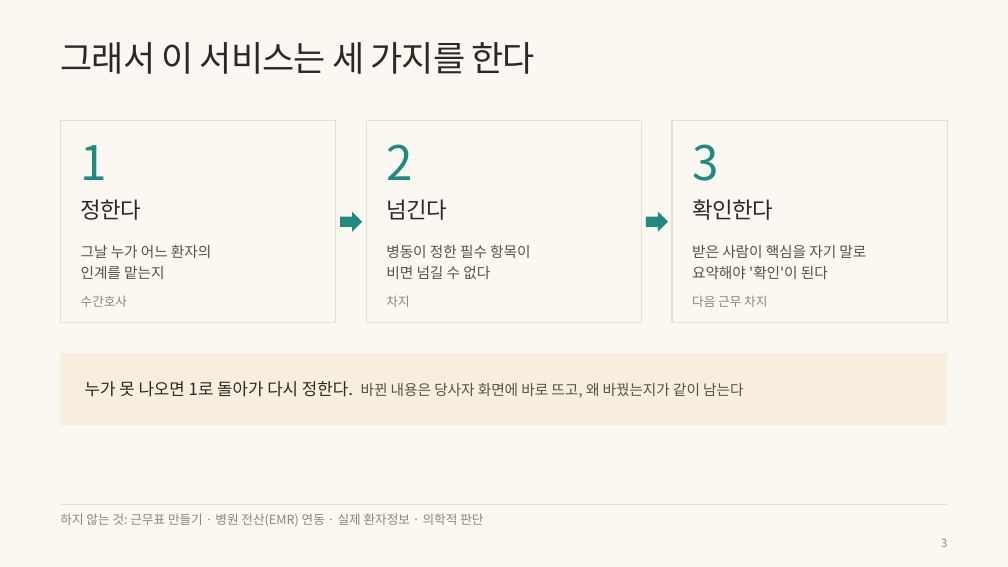
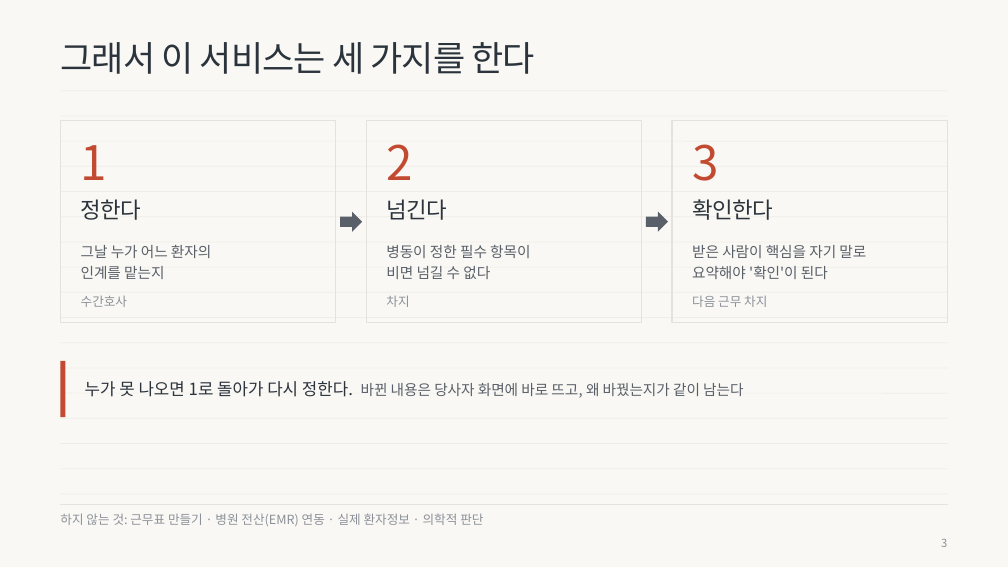
Before and after one commit to wodnjs2020136144/skala-webservice-mini, a slide deck: slide 3 of deliverables/10반_황재원_너와나의인계고리-개요.pptx. Drawn at 1008x567 pixels with LibreOffice and Linux fonts; fonts in the diff are those of the drawing. Boxes give left, top, right and bottom in pixels: in the first picture for what was removed or moved away, otherwise in the second. Text is boxed around its words. In the diff, an @@ line names an element or a change of style, - is before the commit and + after.

```diff
--- a/deliverables/10반_황재원_너와나의인계고리-개요.pptx
+++ b/deliverables/10반_황재원_너와나의인계고리-개요.pptx
@@ background #FBF8F2 to #F9F8F4 @@
@@ outline #E6E0D4 0.75 pt to #E4E2DB 0.75 pt in 3 elements at bbox=[366, 121, 641, 323], bbox=[672, 121, 948, 323], bbox=[60, 121, 336, 323] @@
@@ text colour #1F8A7E to #C24A31 in 3 elements at bbox=[81, 145, 107, 180], bbox=[386, 144, 412, 180], bbox=[692, 144, 718, 181] @@
@@ line added from (60, 166) to (948, 166), #EFEDE7 0.5 pt @@
@@ text colour #2A2926 to #2B333C in 4 elements at bbox=[60, 42, 535, 74], bbox=[81, 199, 142, 220], bbox=[386, 199, 447, 220], bbox=[692, 199, 773, 220] @@
@@ line added from (60, 217) to (948, 217), #EFEDE7 0.5 pt @@
@@ right arrow at bbox=[340, 212, 362, 232]: fill #1F8A7E to #5A6069 @@
@@ right arrow at bbox=[646, 212, 668, 232]: fill #1F8A7E to #5A6069 @@
@@ text colour #55524B to #5A6069 in 3 elements at bbox=[81, 245, 211, 279], bbox=[386, 245, 530, 279], bbox=[692, 245, 866, 279] @@
@@ line added from (60, 267) to (948, 267), #EFEDE7 0.5 pt @@
@@ rectangle removed at bbox=[60, 353, 948, 425] @@
@@ text "누가 못 나오면 1로 돌아가 ..." at bbox=[85, 381, 743, 398]: text colour #2A2926 to #2B333C in "누가 못 나오면 1로 돌아가 다시 정한다."; text colour #55524B to #5A6069 in "바뀐 내용은 당사자 화면에 바로 뜨고, 왜 ..." @@
@@ line added from (60, 368) to (948, 368), #EFEDE7 0.5 pt @@
@@ rectangle added at bbox=[60, 361, 66, 417], fill #C24A31 @@
@@ line added from (60, 393) to (948, 393), #EFEDE7 0.5 pt @@
@@ line added from (60, 418) to (948, 418), #EFEDE7 0.5 pt @@
@@ text colour #8A867C to #8C9199 in 5 elements at bbox=[941, 539, 947, 547], bbox=[81, 296, 127, 307], bbox=[386, 295, 409, 307], bbox=[692, 296, 767, 307], bbox=[60, 513, 483, 526] @@
```
Also in this commit, not shown: 38 other slides changed, 2 slides added, 1 slide removed, 8 other files.
